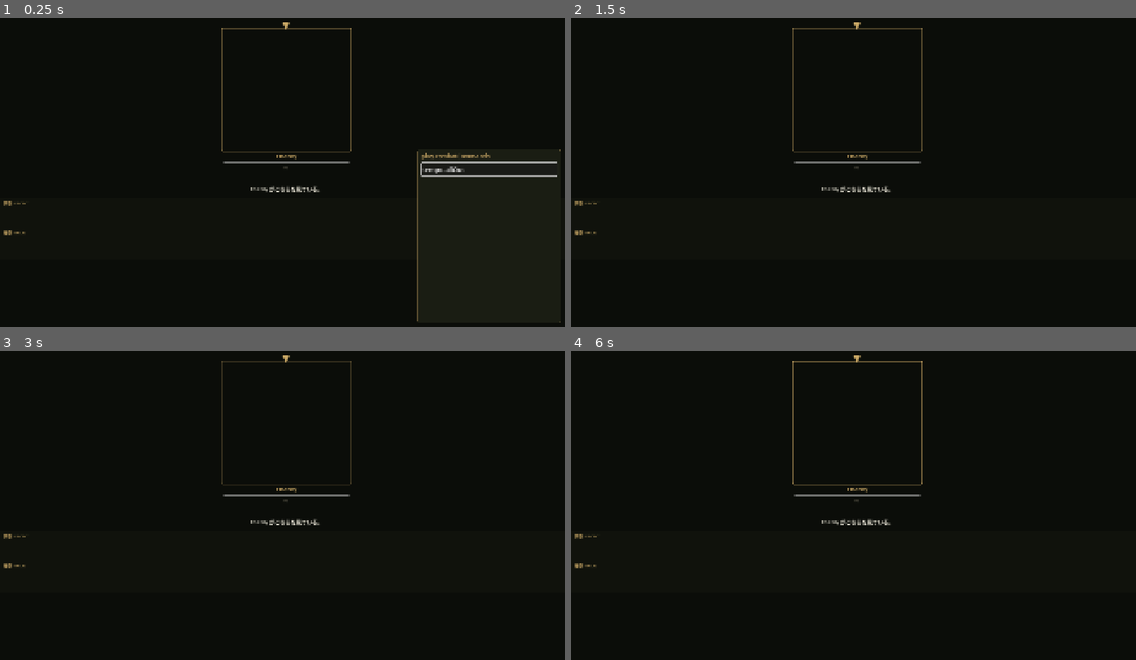
Above: before the commit, frames 1-4 (two rows, left to right).
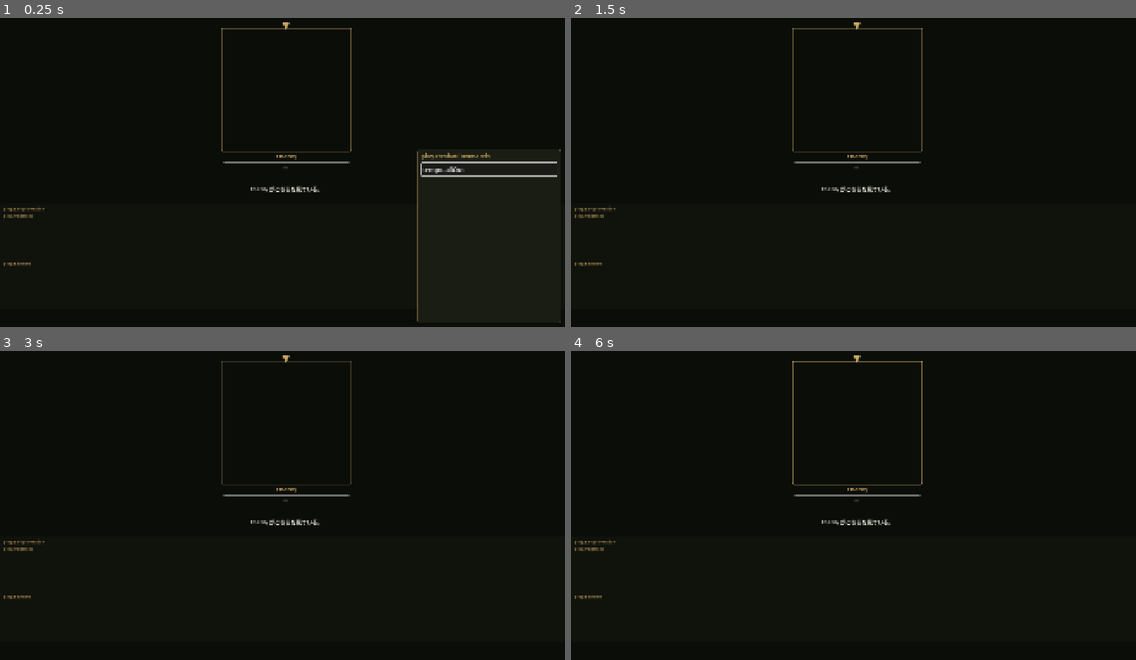
Above: after the commit, the same moments.

Repository: kino-6/black-stela
Game: Godot game, scene res://scenes/combat.tscn
Same seed, same stepped clock (60 frames per second), same inputs: the game is played once before the commit and once after it. This scene is started directly instead of the project's main scene.
Inputs:
- Up to frame 1 (0.25 s): no input
- Up to frame 2 (1.5 s): click "tempo.allOut" at 0.5 s; tap Enter (confirm) at 1.25 s; hold E (sidestep_right) from 1.28 s (still down); hold F (auto) from 1.28 s (still down)
- Up to frame 3 (3 s): tap Space at 1.52, 2.27 s; tap R (repeat) at 1.55, 2.1 s; tap Enter (confirm) at 2, 2.75 s; release E (sidestep_right) at 2.03 s; release F (auto) at 2.03 s; hold S (move_back) 2.03-2.78 s; tap F (auto) at 2.3 s; hold E (sidestep_right) from 2.78 s (still down); tap ] (actor_next) at 2.85 s
- Up to frame 4 (6 s): tap R (repeat) at 3.05, 4.55 s; tap Enter (confirm) at 3.5, 4.25, 5 s; release E (sidestep_right) at 3.53 s; hold W (move_forward) 3.53-4.28 s; tap [ (actor_prev) at 3.6 s; tap Space at 3.77, 4.52, 5.27 s; tap F (auto) at 3.8, 5.3 s; hold F (auto) 4.28-5.03 s; hold Q (sidestep_left) 4.28-5.78 s; tap Tab (menu) at 4.9 s; tap Backspace (auto_interrupt) at 5.1 s; hold S (move_back) from 5.78 s (still down); hold Enter (confirm) from 5.78 s (still down)

The runs differ from the first frame. In frame 1, 0.2% of the frame differs, in the area x 0-8%, y 59-81%; in frame 2, 0.2%; in frame 3, 0.2%; in frame 4, 0.2%.

Commit message:
fix(migration): ② combat party strip — the adventurers are what the player brings
Ported CombatPartyStrip.tsx: each member now gets a portrait you can read a face in (92x112, dimmed
when down), their name, HP and MP gauges, the Lv/HP/MP line, and LABELLED status pips — because why a
member acts oddly must be visible (sleep cannot act, fear misses, silence cannot cast, poison bleeds),
not implied by a dimmed box. The member whose orders are being given is marked, so the strip and the
command menu agree about whose turn it is. The band grew 170 -> 330px to hold it.

The dock now names itself (戦闘コマンド) and says what its tempo controls DO (全員でかかる / リピート
hints), which is what the React dock does.

Gate: combat-command / combat-target / combat-tempo now declare their STATES — command, skill, spell,
item and target stages, an afflicted+wounded party (so the pips are proven, not assumed), and
repeat-available / auto-running. combat-target derives from the same panel as combat-command, so it
carries the same contract; the entry exists to hold the target-stage screenshot rather than pretending
to be a smaller screen.

Found while wiring: set_ui_state changed state without repainting for the tempo seams — a test seam
that sets state and does not rebuild proves nothing. It always repaints now.

10 of 27 screens pass their derived contracts. parity 33/33, assets pass, tsc clean, 482 unit green.

Co-Authored-By: Claude Opus 4.8 <noreply@anthropic.com>

Diff:
--- a/godot/gates/ux-parity-manifest.json
+++ b/godot/gates/ux-parity-manifest.json
@@ -1760,7 +1760,35 @@
         "play.spell",
         "play.useItem"
       ],
-      "notes": "Orders are given ONE adventurer at a time, f …(403 unchanged characters)… esence), not as thumbnails in a corner."
+      "notes": "Orders are given ONE adventurer at a time, f …(403 unchanged characters)… esence), not as thumbnails in a corner.",
+      "states": [
+        {},
+        {
+          "uiState": {
+            "stage": "skill"
+          }
+        },
+        {
+          "uiState": {
+            "stage": "spell"
+          }
+        },
+        {
+          "uiState": {
+            "stage": "item"
+          }
+        },
+        {
+          "uiState": {
+            "stage": "target-group"
+          }
+        },
+        {
+          "fixture": {
+            "__afflictParty": true
+          }
+        }
+      ]
     },
     {
       "id": "combat-target",
@@ -1768,9 +1796,6 @@
       "reactPanel": "src/components/CombatCommandMenu.tsx",
       "scene": "res://scenes/combat.tscn",
       "evidence": "tests/_ux_combat-target.png",
-      "uiState": {
-        "stage": "target-group"
-      },
       "requiredKeys": [
         "play.attack",
         "play.chooseItem",
@@ -1785,7 +1810,35 @@
         "play.spell",
         "play.useItem"
       ],
-      "notes": "TARGET SELECTION BELONGS ON THE STAGE, NOT I …(262 unchanged characters)… ust be rebuilt to drive a stage reticle."
+      "notes": "TARGET SELECTION BELONGS ON THE STAGE, NOT I …(262 unchanged characters)… ust be rebuilt to drive a stage reticle. (Same panel as combat-command, so the same contract — this entry exists to hold the target-stage screenshot.)",
+      "states": [
+        {},
+        {
+          "uiState": {
+            "stage": "skill"
+          }
+        },
+        {
+          "uiState": {
+            "stage": "spell"
+          }
+        },
+        {
+          "uiState": {
+            "stage": "item"
+          }
+        },
+        {
+          "uiState": {
+            "stage": "target-group"
+          }
+        },
+        {
+          "fixture": {
+            "__afflictParty": true
+          }
+        }
+      ]
     },
     {
       "id": "scenario-picker",
@@ -1830,7 +1883,20 @@
         "tempo.repeatRoundHint",
         "tempo.stop"
       ],
-      "notes": "全員でかかる / リピート / オート sit beside the per-actor menu. リピート is unavailable until a round has been declared and SAYS so; オート stops itself when the fight ends or the party is in danger."
+      "notes": "全員でかかる / リピート / オート sit beside the per-actor menu. リピート is unavailable until a round has been declared and SAYS so; オート stops itself when the fight ends or the party is in danger.",
+      "states": [
+        {},
+        {
+          "uiState": {
+            "tempo_repeat": true
+          }
+        },
+        {
+          "uiState": {
+            "tempo_auto": true
+          }
+        }
+      ]
     },
     {
       "id": "town-party-items",
--- a/godot/scripts/combat.gd
+++ b/godot/scripts/combat.gd
@@ -21,6 +21,7 @@
 const GOLD := Color("c9a765")
 const INK := Color("e6e2d4")
 const DIM := Color("9a927e")
+const BAD := Color("c96a5a")
 const HURT := Color("d98a5a")
 const OK := Color("9db06a")
 
@@ -32,6 +33,7 @@
 var _damage_layer: Control
 var _log_label: Label
 var _cmd_panel: PanelContainer
+var _strip_box: VBoxContainer = null
 var _party_slots: Dictionary = {}   # member id -> { "bar": ProgressBar, "label": Label }
 var _stage_layer: Control = null
 var _enemy_marks: Dictionary = {}   # groupId -> the mark node, so a beat can flash the right creature
@@ -122,16 +124,13 @@
 
 	# --- 3+3 formation band (rendered from the live party) ---
 	var strip := PanelContainer.new()
-	strip.position = Vector2(0, 620)
-	strip.custom_minimum_size = Vector2(size.x, 170)
+	strip.position = Vector2(0, 640)
+	strip.custom_minimum_size = Vector2(size.x, 330)
 	strip.add_theme_stylebox_override("panel", _panel_style(Color("11140dcc")))
 	add_child(strip)
-	var strip_box := VBoxContainer.new()
-	strip.add_child(strip_box)
-	strip_box.add_child(_row_label("前衛  FRONT"))
-	strip_box.add_child(_party_row("front"))
-	strip_box.add_child(_row_label("後衛  BACK"))
-	strip_box.add_child(_party_row("back"))
+	_strip_box = VBoxContainer.new()
+	strip.add_child(_strip_box)
+	_rebuild_party_strip()
 
 	# --- Command window overlay (controller-first) ---
 	_cmd_panel = PanelContainer.new()
@@ -158,15 +157,37 @@
 		_menu_back()
 		get_viewport().set_input_as_handled()
 
+## Test seam for the UX-parity gate: drive the screen from a specific state (an afflicted, wounded
+## party) so the status pips and down-state are asserted rather than assumed.
+func set_state_override(patched: Dictionary) -> void:
+	_run = null
+	var combat: Variant = _state.get("combat", null)
+	_state = patched.duplicate(true)
+	if typeof(_state.get("combat", null)) != TYPE_DICTIONARY and typeof(combat) == TYPE_DICTIONARY:
+		_state["combat"] = combat      # keep the fight the scene was built around
+	_state["phase"] = "combat"
+	_actor_index = 0
+	_stage = "command"
+	_pending = {}
+	_rebuild_stage()
+	_rebuild_party_strip()
+	_rebuild_command_menu()
+
 ## Test seam for the UX-parity gate: force a menu stage so the target/technique surfaces are asserted.
 func set_ui_state(ui: Dictionary) -> void:
+	if ui.has("tempo_repeat"):
+		_last_round = [{"actorId": "seed", "action": "attack"}]
+	if ui.has("tempo_auto"):
+		_auto = true
 	if ui.has("stage"):
 		_stage = String(ui["stage"])
 		if _stage == "target-group":
 			var actors := _actors()
 			if not actors.is_empty():
 				_pending = {"actorId": actors[_actor_index].get("id", ""), "action": "attack"}
-		_rebuild_command_menu()
+	# Any ui-state change must repaint — a seam that sets state without rebuilding proves nothing.
+	_rebuild_stage()
+	_rebuild_command_menu()
 
 # --- per-actor order collection --------------------------------------------------------------------
 # The adventurers who can still act, front row first — the order the player gives commands in.
@@ -217,15 +238,18 @@
 	_cmd_box.add_child(built["control"])
 
 	# 全員でかかる stays reachable: the one-press round for when there is nothing to decide.
+	_cmd_box.add_child(UIKit.label(I18n.t("play.combatCommands"), 15, GOLD))
 	var allout := _command_button(I18n.t("tempo.allOut"))
 	allout.pressed.connect(_on_attack_pressed)
 	_cmd_box.add_child(allout)
+	_cmd_box.add_child(UIKit.label(I18n.t("tempo.allOutHint"), 12, DIM))
 	# リピート — repeat the LAST declared round. Unavailable until one has been given, and it says so
 	# rather than sitting dead (tempo.repeatRoundUnavailable).
 	var repeat := _command_button(I18n.t("tempo.repeatRound") if not _last_round.is_empty() else I18n.t("tempo.repeatRoundUnavailable"))
 	repeat.disabled = _last_round.is_empty()
 	repeat.pressed.connect(_on_repeat)
 	_cmd_box.add_child(repeat)
+	_cmd_box.add_child(UIKit.label(I18n.t("tempo.repeatRoundHint"), 12, DIM))
 	# オート — keep resolving rounds until the fight ends or the party is in danger.
 	var auto := _command_button(I18n.t("tempo.stop") if _auto else I18n.t("tempo.auto"))
 	auto.pressed.connect(_on_toggle_auto)
@@ -584,21 +608,35 @@
 			box.add_child(_party_slot(member))
 	while box.get_child_count() < 3:
 		var pad := Control.new()
-		pad.custom_minimum_size = Vector2(196, 68)
+		pad.custom_minimum_size = Vector2(300, 132)
 		box.add_child(pad)
 	return box
 
+# Port of CombatPartyStrip.tsx. The adventurers are what the player BRINGS — they get a readable
+# portrait, their name, HP and MP gauges, the level/HP/MP line, and labelled status pips. Why a member
+# acts oddly must be VISIBLE (sleep cannot act, fear misses, silence cannot cast, poison bleeds), not
+# implied by a dimmed box.
 func _party_slot(member: Dictionary) -> Control:
+	var max_hp: int = maxi(1, int(member.get("maxHp", 1)))
+	var hp_now: int = int(member.get("hp", 0))
+	var max_mp: int = int(member.get("maxMp", 0))
+	var down: bool = member.get("injury", null) != null or hp_now <= 0
+	var danger: bool = hp_now <= int(ceil(float(max_hp) * 0.35))
+	var acting: bool = String(member.get("id", "")) == _acting_member_id()
+
 	var slot := PanelContainer.new()
-	slot.custom_minimum_size = Vector2(196, 68)
+	slot.custom_minimum_size = Vector2(300, 132)
 	slot.size_flags_vertical = Control.SIZE_SHRINK_CENTER
-	slot.clip_contents = true
-	slot.add_theme_stylebox_override("panel", _panel_style(Color("1c2013e6"), Color("3a4326")))
+	var border: Color = GOLD if acting else (BAD if down else Color("3a4326"))
+	slot.add_theme_stylebox_override("panel", _panel_style(Color("1c2013f0"), border))
+
 	var h := HBoxContainer.new()
-	h.add_theme_constant_override("separation", 8)
+	h.add_theme_constant_override("separation", 10)
 	slot.add_child(h)
+
+	# A portrait you can actually read a face in.
 	var frame := Control.new()
-	frame.custom_minimum_size = Vector2(52, 60)
+	frame.custom_minimum_size = Vector2(92, 112)
 	frame.size_flags_vertical = Control.SIZE_SHRINK_CENTER
 	frame.clip_contents = true
 	var portrait := TextureRect.new()
@@ -606,21 +644,87 @@
 	portrait.expand_mode = TextureRect.EXPAND_IGNORE_SIZE
 	portrait.stretch_mode = TextureRect.STRETCH_KEEP_ASPECT_COVERED
 	portrait.set_anchors_and_offsets_preset(Control.PRESET_FULL_RECT)
+	portrait.modulate = Color(1, 1, 1, 0.45) if down else Color(1, 1, 1, 1)
 	frame.add_child(portrait)
 	h.add_child(frame)
+
 	var v := VBoxContainer.new()
+	v.add_theme_constant_override("separation", 3)
+	v.size_flags_horizontal = Control.SIZE_EXPAND_FILL
 	h.add_child(v)
-	v.add_child(_label(member.get("name", "?"), 18, INK))
-	var hp := ProgressBar.new()
-	hp.max_value = maxf(1.0, float(member.get("maxHp", 1)))
-	hp.value = float(member.get("hp", 0))
-	hp.show_percentage = false
-	hp.custom_minimum_size = Vector2(84, 8)
+
+	var head := HBoxContainer.new()
+	head.add_theme_constant_override("separation", 6)
+	head.add_child(_label(String(member.get("name", "?")), 20, BAD if down else INK))
+	if acting:
+		head.add_child(_label("▶", 18, GOLD))
+	v.add_child(head)
+
+	var hp := _stat_gauge(float(hp_now) / float(max_hp), BAD if danger else OK)
 	v.add_child(hp)
-	var hp_label := _label(_hp_text(member), 13, OK)
+	var mp: ProgressBar = null
+	if max_mp > 0:
+		mp = _stat_gauge(float(int(member.get("mp", 0))) / float(max_mp), Color("6a86b0"))
+		v.add_child(mp)
+
+	var hp_label := _label(_hp_text(member), 14, BAD if danger else INK)
 	v.add_child(hp_label)
-	_party_slots[member.get("id", "")] = {"bar": hp, "label": hp_label}
+
+	# Status pips — labelled, so the player reads WHY, not just that something is wrong.
+	var pips := HBoxContainer.new()
+	pips.add_theme_constant_override("separation", 4)
+	if member.get("injury", null) != null:
+		pips.add_child(_pip(I18n.t("partyMenu.wounded"), BAD))
+	for status in member.get("status", []):
+		var key := "partyMenu.status.%s" % String(status)
+		pips.add_child(_pip(I18n.t(key) if I18n.has(key) else String(status), GOLD if String(status) == "ward" else BAD))
+	v.add_child(pips)
+
+	_party_slots[member.get("id", "")] = {"bar": hp, "label": hp_label, "mp": mp}
 	return slot
+
+func _rebuild_party_strip() -> void:
+	if _strip_box == null:
+		return
+	for child in _strip_box.get_children():
+		child.queue_free()
+	_party_slots.clear()
+	_strip_box.add_child(_row_label(I18n.t("play.partyFormation")))
+	_strip_box.add_child(_row_label(I18n.t("play.frontRow")))
+	_strip_box.add_child(_party_row("front"))
+	_strip_box.add_child(_row_label(I18n.t("play.backRow")))
+	_strip_box.add_child(_party_row("back"))
+
+func _stat_gauge(ratio: float, col: Color) -> ProgressBar:
+	var bar := ProgressBar.new()
+	bar.max_value = 100
+	bar.value = clampf(ratio, 0.0, 1.0) * 100.0
+	bar.show_percentage = false
+	bar.custom_minimum_size = Vector2(180, 7)
+	var fill := StyleBoxFlat.new()
+	fill.bg_color = col
+	fill.set_corner_radius_all(2)
+	var bg := StyleBoxFlat.new()
+	bg.bg_color = Color(0.10, 0.10, 0.09, 0.95)
+	bg.set_corner_radius_all(2)
+	bar.add_theme_stylebox_override("fill", fill)
+	bar.add_theme_stylebox_override("background", bg)
+	return bar
+
+func _pip(text: String, col: Color) -> Control:
+	var p := PanelContainer.new()
+	var style := _panel_style(Color(0.12, 0.11, 0.09, 0.9), col)
+	style.set_content_margin_all(3)
+	p.add_theme_stylebox_override("panel", style)
+	p.add_child(_label(text, 12, col))
+	return p
+
+# Whose orders are being given right now — the strip marks them so the menu and the strip agree.
+func _acting_member_id() -> String:
+	var actors := _actors()
+	if actors.is_empty() or _actor_index >= actors.size():
+		return ""
+	return String(actors[_actor_index].get("id", ""))
 
 func _refresh_member(member: Dictionary) -> void:
 	var refs: Variant = _party_slots.get(member.get("id", ""), null)
--- a/godot/tests/verify_ux_parity.gd
+++ b/godot/tests/verify_ux_parity.gd
@@ -118,6 +118,19 @@
 		patched["phase"] = "town"
 		for key in fixture:
 			patched[key] = fixture[key]
+		if fixture.has("__afflictParty"):
+			# Statuses and a wound, so the strip's pips are PROVEN to render rather than assumed.
+			var afflicted := []
+			var ailments := ["poison", "sleep", "fear", "silence", "ward"]
+			var index := 0
+			for member in patched.get("party", []):
+				var m: Dictionary = member.duplicate(true)
+				m["status"] = [ailments[index % ailments.size()]]
+				if index == 0:
+					m["injury"] = "wounded"
+				afflicted.append(m)
+				index += 1
+			patched["party"] = afflicted
 		if fixture.has("__wearNone"):
 			var stripped := []
 			for member in patched.get("party", []):
